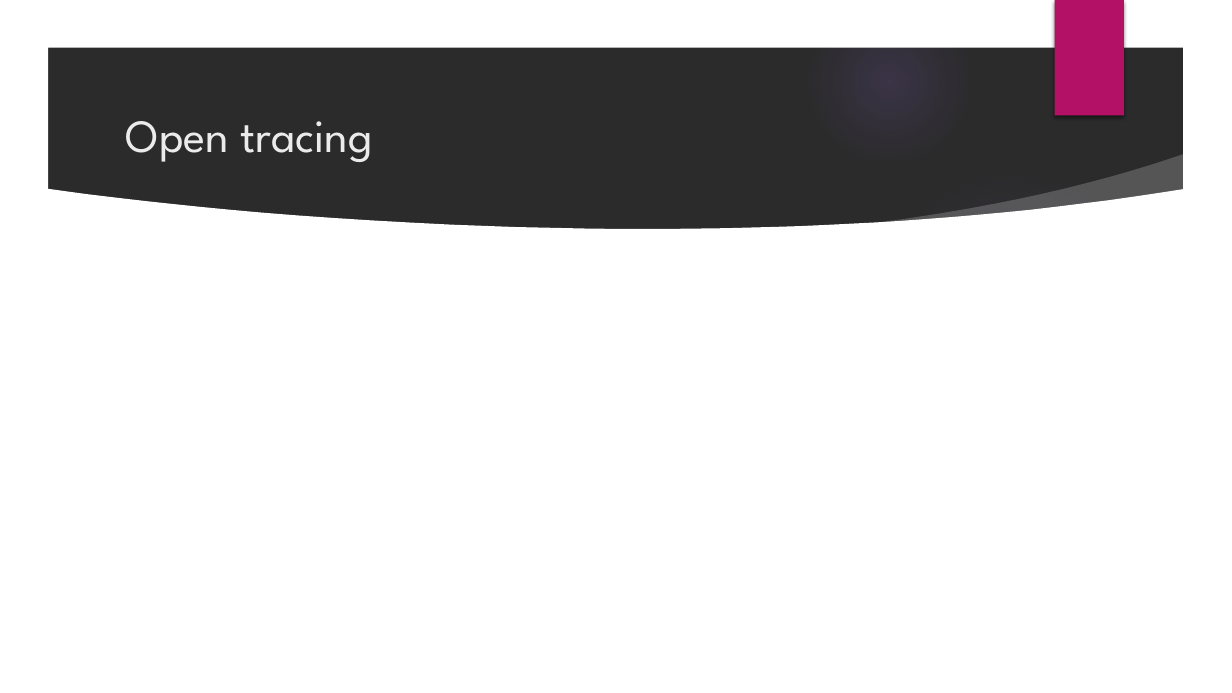
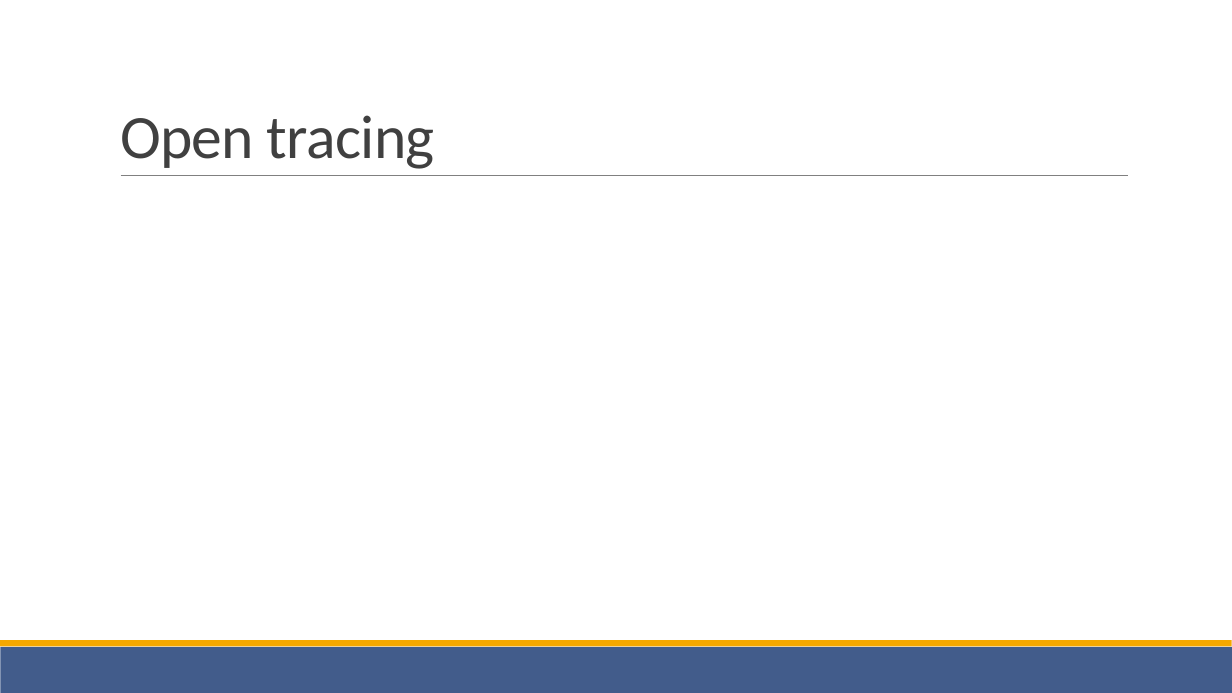
Before and after one commit to lukasz-pyrzyk/opentelemetry-demo, a slide deck: slide 12 of OpenTelemetry.pptx (slide 4 before the commit). Drawn at 1232x693 pixels with LibreOffice and Linux fonts; fonts in the diff are those of the drawing; background and template pictures are left out; a plain dark background stands for a picture behind light text. Boxes give left, top, right and bottom in pixels: in the first picture for what was removed or moved away, otherwise in the second. Text is boxed around its words. In the diff, an @@ line names an element or a change of style, - is before the commit and + after.

Commit message:
Finished slides 1-10

```diff
--- a/OpenTelemetry.pptx
+++ b/OpenTelemetry.pptx
@@ group removed at <box>0,0,1232,693</box>: 4 ellipses, 3 freeform shapes @@
@@ title "Open tracing" at <box>120,115,435,169</box>: size 36 to 48 pt, font League Spartan to Calibri, text colour #EBEBEB to #404040, letter spacing 0 to -0.5 pt; line spacing 1 to 0.85; vertical alignment middle to bottom @@
@@ rectangle removed at <box>1055,0,1124,116</box> @@
@@ line added from (121, 176) to (1128, 176), #808080 0.5 pt @@
@@ rectangle added at <box>0,647,1232,693</box>, fill #425C8B @@
@@ rectangle added at <box>0,640,1232,647</box>, fill #F5A800 @@
```
Also in this commit, not shown: 5 other slides changed, 13 slides added, 5 slides removed.
